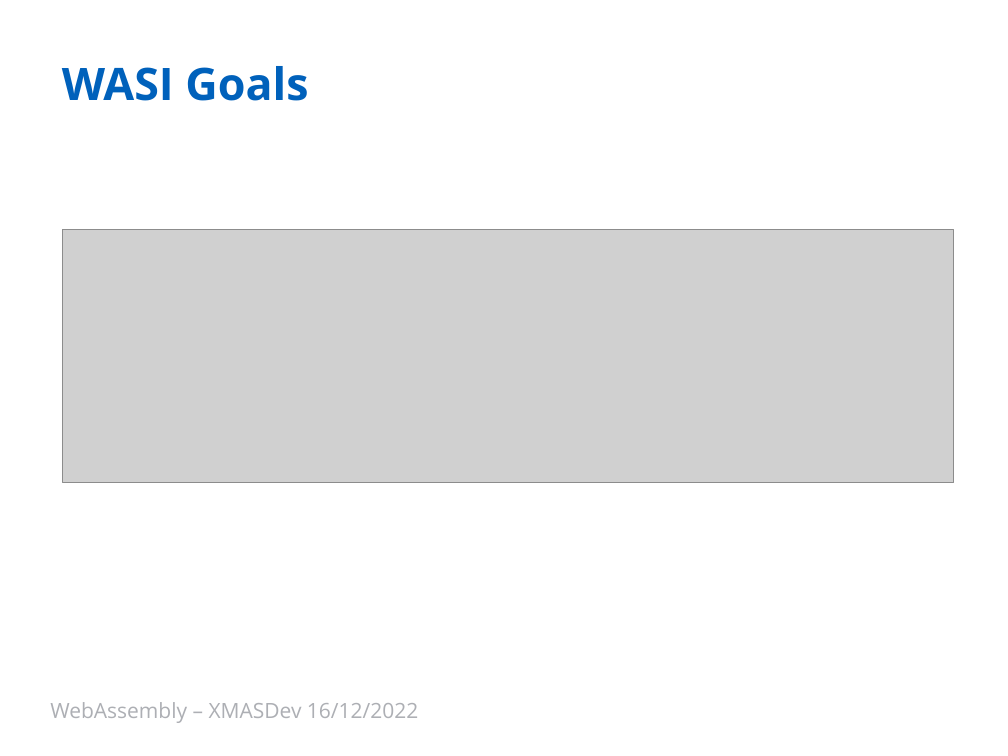
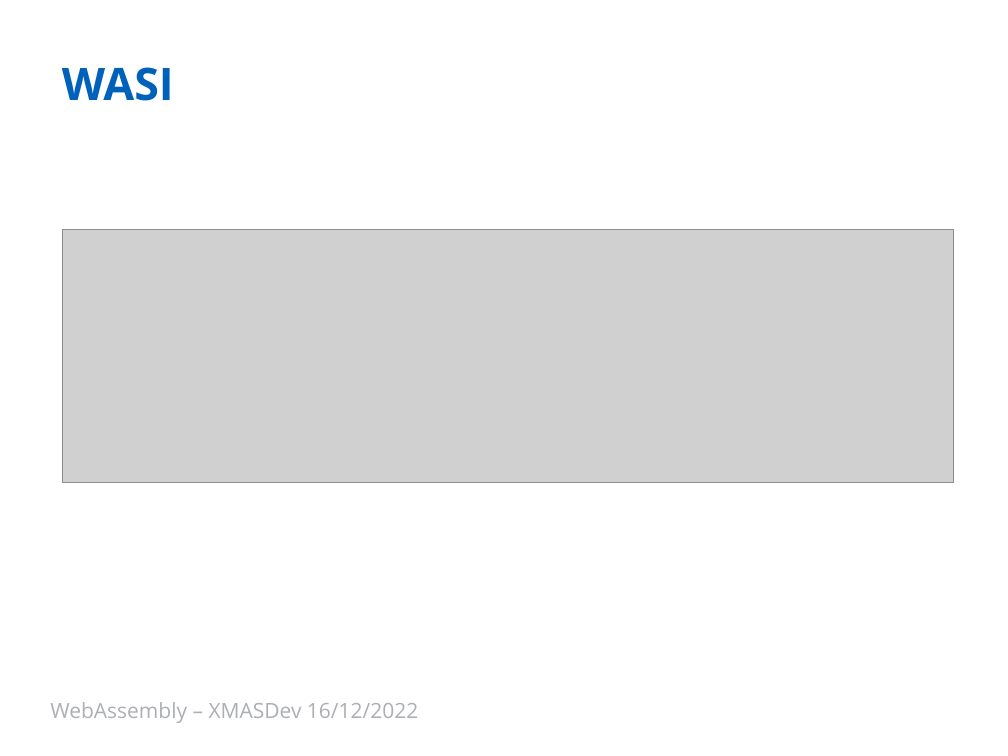
Before and after one commit to Ace68/slide, a slide deck: slide 5 of 2022/XMasDev/WebAssembly.pptx (slide 11 before the commit). Drawn at 1008x756 pixels with LibreOffice and Linux fonts; fonts in the diff are those of the drawing; grey boxes stand for pictures; background and template pictures are left out. Boxes give left, top, right and bottom in pixels: in the first picture for what was removed or moved away, otherwise in the second. Text is boxed around its words. In the diff, an @@ line names an element or a change of style, - is before the commit and + after.

```diff
--- a/2022/XMasDev/WebAssembly.pptx
+++ b/2022/XMasDev/WebAssembly.pptx
@@ title at box(62, 67, 174, 101): text changed @@
-WASI Goals
+WASI
```
Also in this commit, not shown: 8 other slides changed, 1 slide added, 6 slides removed, 1 other file.
